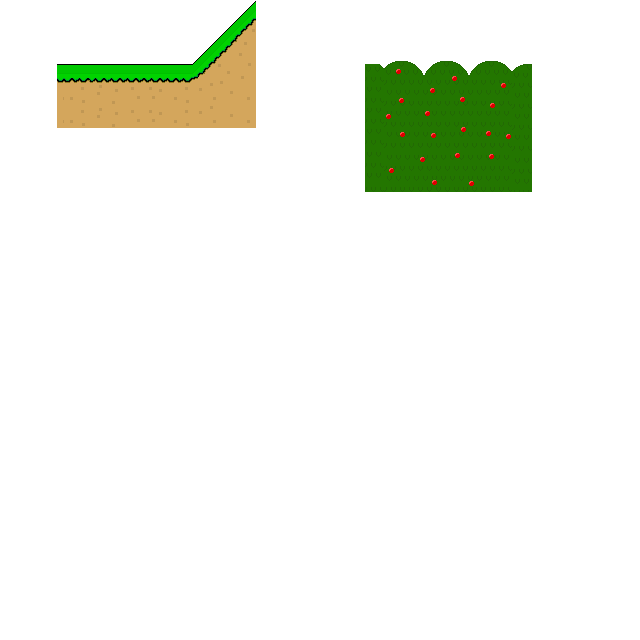
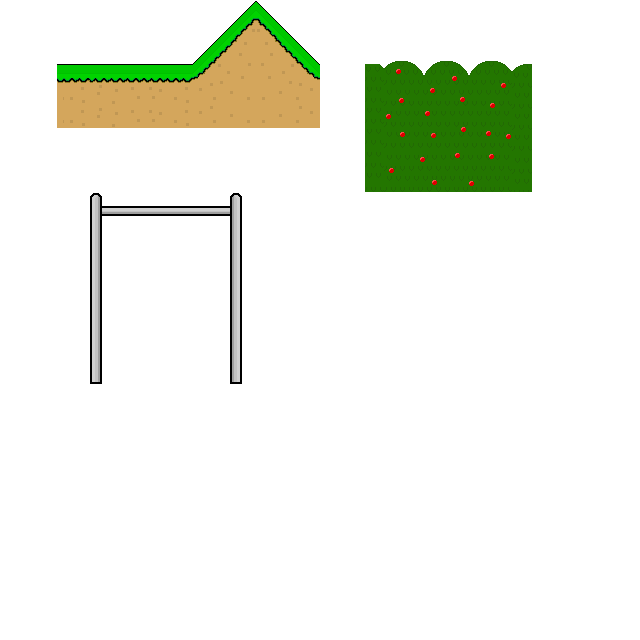
Layers edited between the first and the second 640 × 640 image:
painted on "Tiles" over [90,1,320,384]
